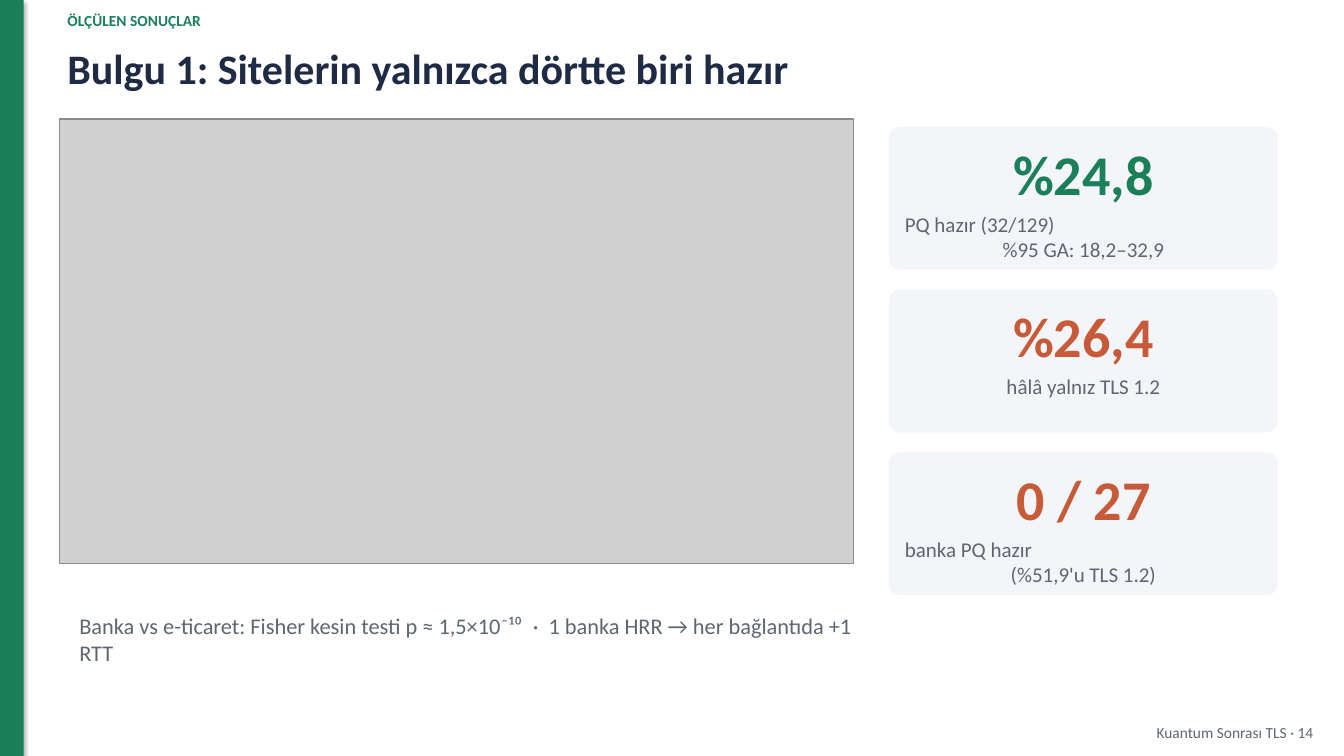
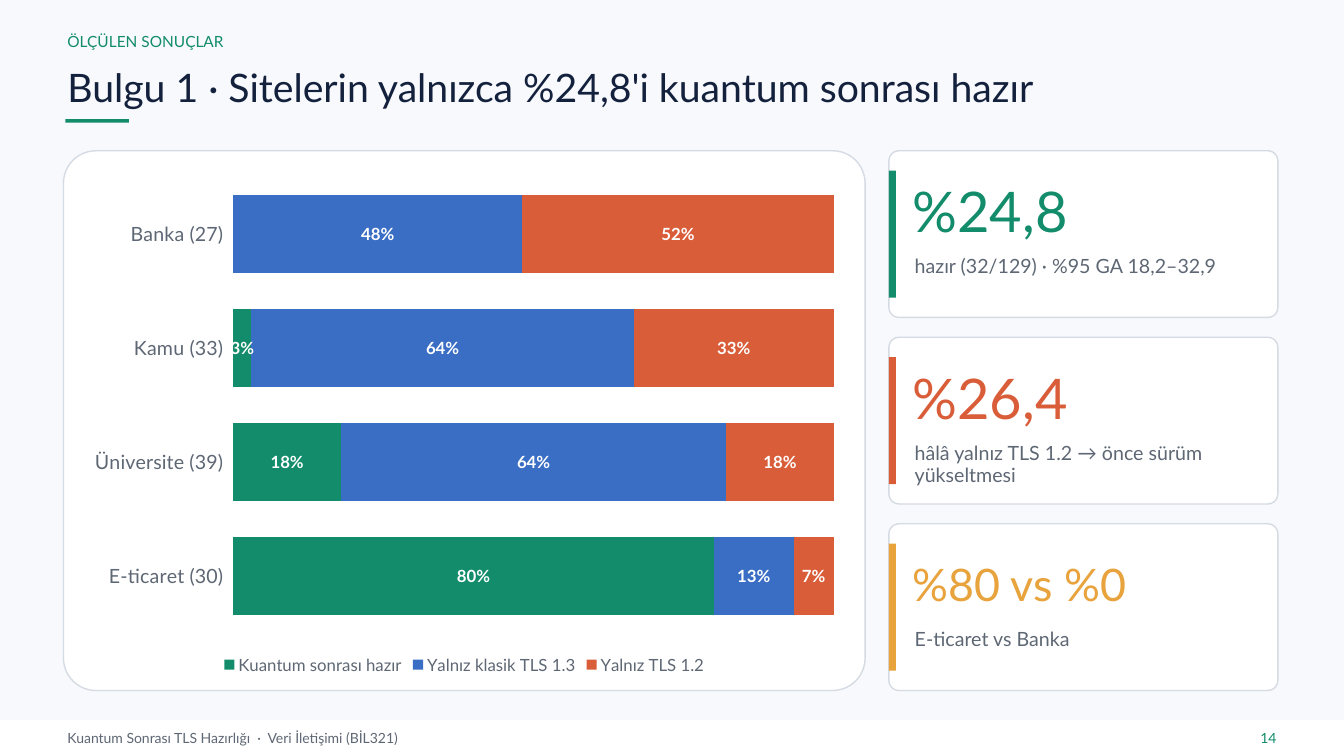
Before and after one commit to yeozyurt/yeozyurt, a slide deck: slide 14 of veri_iletisimi_proje/Rumeysa_Betul_Ozyurt_Veri_Iletisimi_Proje_Sunumu.pptx. Drawn at 1344x756 pixels with LibreOffice and Linux fonts; fonts in the diff are those of the drawing; grey boxes stand for pictures. Boxes give left, top, right and bottom in pixels: in the first picture for what was removed or moved away, otherwise in the second. Text is boxed around its words. In the diff, an @@ line names an element or a change of style, - is before the commit and + after.

```diff
--- a/veri_iletisimi_proje/Rumeysa_Betul_Ozyurt_Veri_Iletisimi_Proje_Sunumu.pptx
+++ b/veri_iletisimi_proje/Rumeysa_Betul_Ozyurt_Veri_Iletisimi_Proje_Sunumu.pptx
@@ background #FFFFFF to #F7F9FC @@
@@ rectangle removed at (0,0,24,756) @@
@@ text "ÖLÇÜLEN SONUÇLAR": place and size @@
-text "ÖLÇÜLEN SONUÇLAR" at (67,13,201,29)
+text "ÖLÇÜLEN SONUÇLAR" at (67,33,223,50)
@@ text "ÖLÇÜLEN SONUÇLAR" at (67,33,223,50): font Calibri to Lato, text colour #1B7F5A to #128C6A, bold off @@
@@ text at (67,73,1034,109): text changed; size 30 to 28 pt; font Calibri to Lato; text colour #1F2A44 to #14213D; bold off @@
-Bulgu 1: Sitelerin yalnızca dörtte biri hazır
+Bulgu 1 · Sitelerin yalnızca %24,8'i kuantum sonrası hazır
@@ picture removed at (59,119,853,564) @@
@@ rectangle added at (66,119,129,123), fill #128C6A @@
@@ rounded rectangle removed at (889,127,1278,270) @@
@@ rounded rectangle added at (64,151,865,691), fill #FFFFFF, outline #D5DBE3 1 pt @@
@@ bar stacked 100% chart added at (80,166,850,679) @@
+categories: Banka (27), Kamu (33), Üniversite (39), E-ticaret (30)
+Kuantum sonrası hazır: 0, 3, 18, 80
+Yalnız klasik TLS 1.3: 48, 64, 64, 13
+Yalnız TLS 1.2: 52, 33, 18, 7
@@ rounded rectangle: place and size @@
-rounded rectangle at (889,289,1278,433)
+rounded rectangle at (889,151,1278,318)
@@ rounded rectangle at (889,151,1278,318): fill #F3F5F8 to #FFFFFF; outline none to #D5DBE3 1 pt; proportions changed @@
@@ rectangle added at (889,170,896,297), fill #128C6A @@
@@ text "%24,8": place and size @@
-text "%24,8" at (1013,156,1153,203)
+text "%24,8" at (913,191,1068,240)
@@ text "%24,8" at (913,191,1068,240): font Calibri to Lato, text colour #1B7F5A to #128C6A, bold off; alignment centre to left @@
@@ text at (915,258,1217,276): text changed; size 15 to 14 pt; font Calibri to Lato; text colour #5F6670 to #5E6774 @@
-PQ hazır (32/129)
-%95 GA: 18,2–32,9
+hazır (32/129) · %95 GA 18,2–32,9
@@ rounded rectangle added at (889,338,1278,504), fill #FFFFFF, outline #D5DBE3 1 pt @@
@@ rectangle added at (889,357,896,484), fill #D95D39 @@
@@ text "%26,4": place and size @@
-text "%26,4" at (1013,318,1153,365)
+text "%26,4" at (913,378,1068,427)
@@ text "%26,4" at (913,378,1068,427): font Calibri to Lato, text colour #C75B39 to #D95D39, bold off; alignment centre to left @@
@@ text at (915,445,1203,486): text changed; size 15 to 14 pt; font Calibri to Lato; text colour #5F6670 to #5E6774 @@
-hâlâ yalnız TLS 1.2
+hâlâ yalnız TLS 1.2 → önce sürüm yükseltmesi
@@ rounded rectangle at (889,524,1278,691): fill #F3F5F8 to #FFFFFF; outline none to #D5DBE3 1 pt; proportions changed @@
@@ rounded rectangle: place and size @@
-rounded rectangle at (889,453,1278,596)
+rounded rectangle at (889,524,1278,691)
@@ rectangle added at (889,543,896,670), fill #E8A33D @@
@@ text removed at (905,542,1156,585) @@
-banka PQ hazır
-(%51,9'u TLS 1.2)
@@ text at (913,568,1127,602): text changed; size 40 to 32 pt; font Calibri to Lato; text colour #C75B39 to #E8A33D; bold off @@
-0 / 27
+%80 vs %0
@@ text removed at (79,617,851,661) @@
-Banka vs e-ticaret: Fisher kesin testi p ≈ 1,5×10⁻¹⁰ · 1 banka HRR → her bağlantıda +1 RTT
@@ text added at (915,631,1070,646), 14 pt, text #5E6774 @@
+E-ticaret vs Banka
@@ rectangle added at (0,721,1344,756), fill #FFFFFF @@
@@ text added at (67,731,398,746), 10 pt, text #5E6774 @@
+Kuantum Sonrası TLS Hazırlığı · Veri İletişimi (BİL321)
@@ text removed at (1157,728,1314,738) @@
-Kuantum Sonrası TLS · 14
@@ text added at (1260,733,1276,743), 10 pt, text #128C6A @@
+14
```
Also in this commit, not shown: 16 other slides changed, 5 slides added, 5 slides removed, 4 other files.
